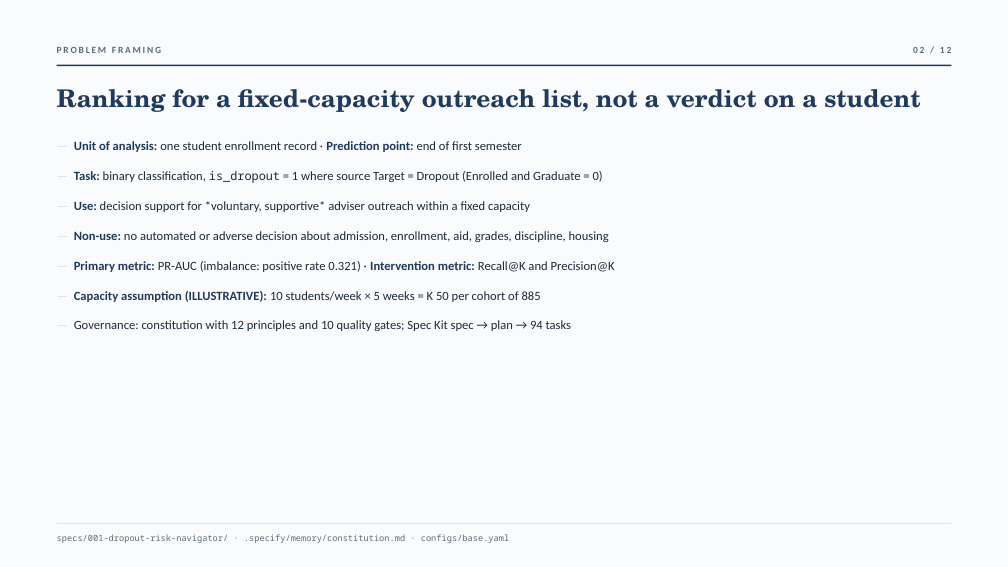
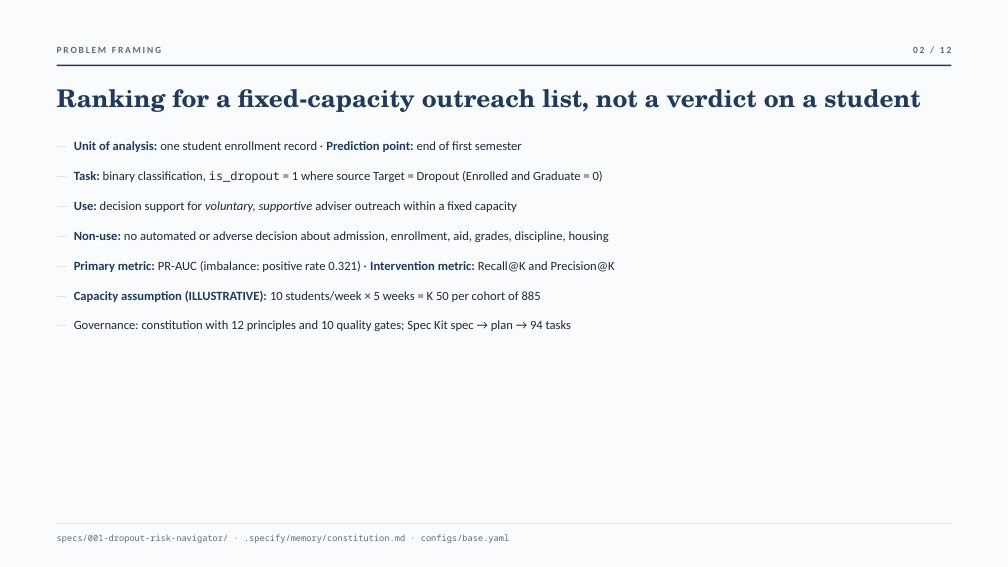
Before and after one commit to joopabs/student-success-navigator, a slide deck: slide 2 of reports/decks/technical_deck.pptx. Drawn at 1008x567 pixels with LibreOffice and Linux fonts; fonts in the diff are those of the drawing. Boxes give left, top, right and bottom in pixels: in the first picture for what was removed or moved away, otherwise in the second. Text is boxed around its words. In the diff, an @@ line names an element or a change of style, - is before the commit and + after.

```diff
--- a/reports/decks/technical_deck.pptx
+++ b/reports/decks/technical_deck.pptx
@@ text at <box>74,201,517,212</box>: text changed @@
-— Use: decision support for *voluntary, supportive* adviser outreach within a fixed capacity
+— Use: decision support for voluntary, supportive adviser outreach within a fixed capacity
```
Also in this commit, not shown: 1 other slide changed, 1 other file.
